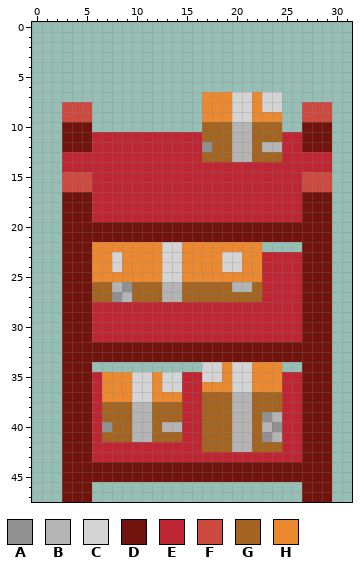
File history of a pixel-art sprite, Assets/Sprites/Props/etagere_01_v2.png. Above: the version before the commit.
The file is 32x48 pixels. Pixels under 10% opacity are left out. Colours within 5 levels of each other are drawn and written as one.
Palette (. is transparent): A #909090  B #b4b4b4  C #d4d4d4  D #71140d  E #be2633  F #cd4a40  G #a46422  H #eb8931
After:
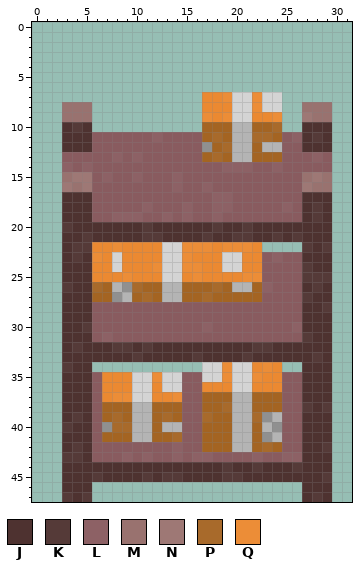
Colours new in this view: J #4e3230  K #553a38  L #8d6165  M #99726f  N #9e7875  P #a86a2b  Q #ec8d37
What changed:
colour E: #be2633 -> #895b5f
Changed rows in their new state; - is a pixel that keeps its letter.
first column x 3:
 7 ----------------Q--Q-------
 8 MMM----------------Q----MMM
 9 MMM-----------Q-Q----Q--NMM
10 JKJ------------------P--JJJ
11 JJJ------L-----P---PP--LJKJ
12 JJJ-------------P-------JJJ
13 -----L-L-------P---------L-
14 L-L-------------LLL--L-----
15 MNN-L--L---L------------MNM
16 NMN--------L--L---------NMM
17 JJJ------------LL-------JJJ
18 JJJ-----L---L--LL-----L-JKJ
19 JJJ--LLL--L-L--L--------JKJ
20 KJJJJJJJKJJJJJJKJJKJJJJJJJJ
21 JJKJJJJJKKJJJJKJJKKJJKJKJJJ
22 JKK--Q------QQQ-QQQ-----KJK
23 JKJQ--------Q--------L--JJJ
24 JJJ------Q--QQ----------KJJ
25 JJJ---Q------Q----QQ----KKK
26 KJJP---P-------P----L---JKJ
27 JJJ-----P-----P---------KJJ
28 JJJ---------------------JJK
29 JJJ---------------------JJJ
30 JJK-----------L--------LJJJ
31 JJJ-L-------------------KJJ
32 JKJJJKKJKJJJJJJJJJJKKJJJJJJ
33 JJJJJJJKJJJJJKJJJJKJJJJJJKJ
34 KJJ-------------Q---Q---JJJ
35 JJJ------Q------Q--Q----JJJ
36 JJJ---------------------JJJ
37 JJJ--QQ----Q------------JJJ
38 JJJ-------------P-------KJK
39 JKJ--P----P---P----P----JJJ
40 KJJ--PP-----------------JJJ
41 JJJ--------P------------JJJ
42 JKJ--------L--------P---JJK
43 KKJ---L-L--L-LL----L--LLJJJ
44 JJJJJJJJJJJJJJJJKJJKJJJKJJJ
45 JJJKJJJJKJKKJJJJKKJJJJJJJJK
46 JJJ---------------------JJJ
47 KJK---------------------JKJ
Pixel boxes of the changes (left, top, right, bottom) in both pictures:
changed: (62, 92, 332, 502)
